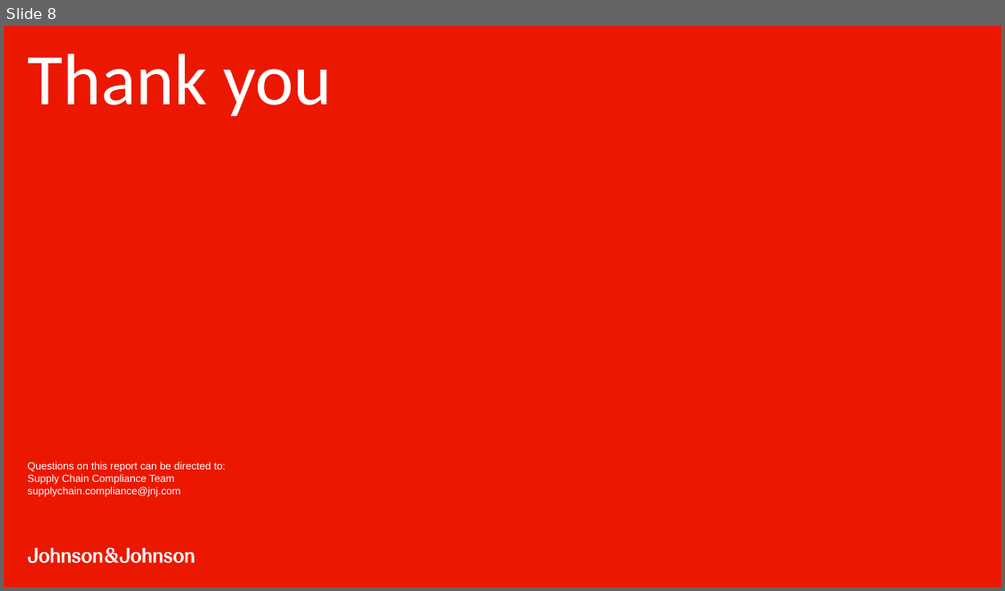
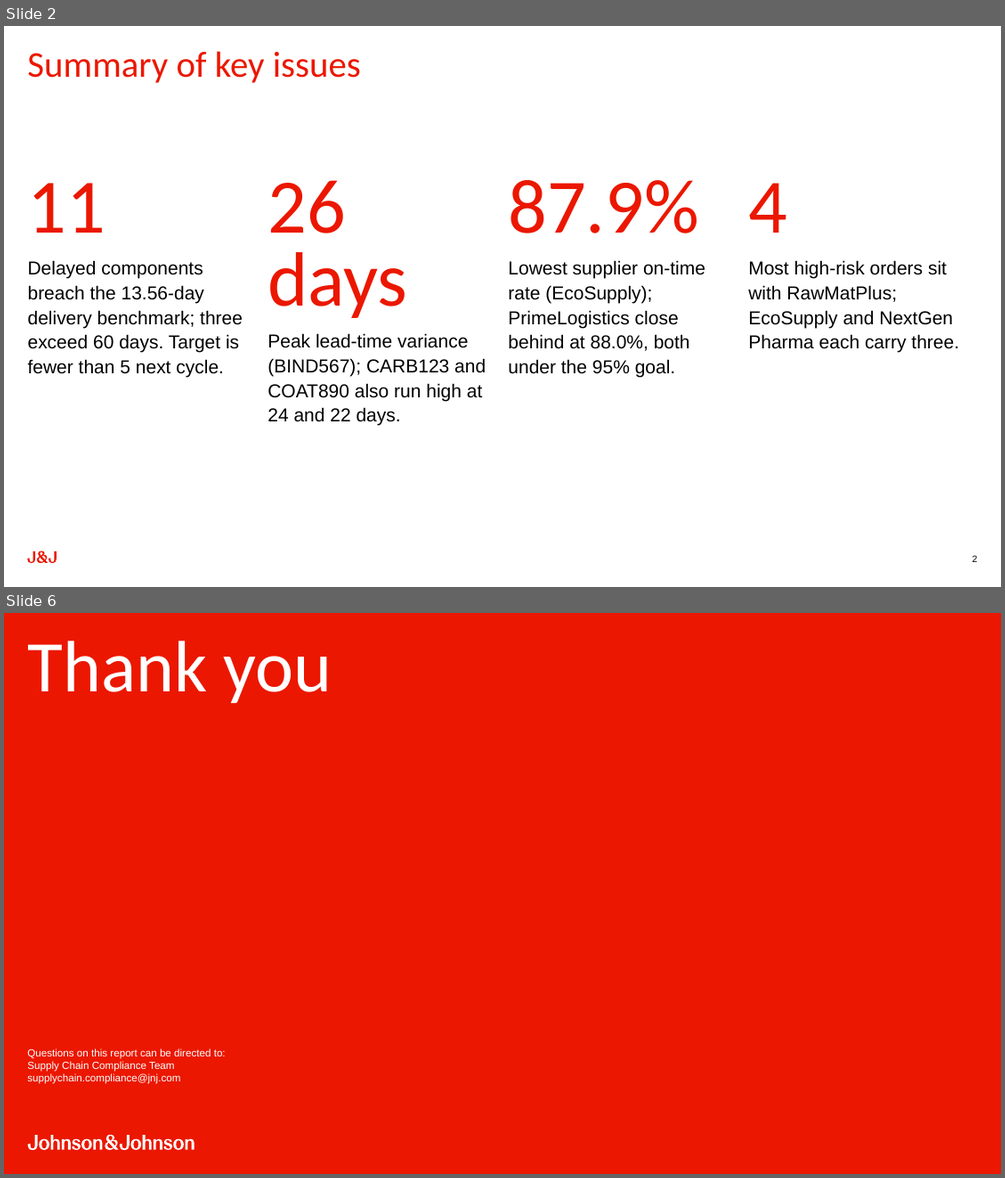
Before and after one commit to vatieh-jnj/AI-Powered-w-Copilot, a slide deck: CoPilot Project/Supply Chain Issue Compliance Report.pptx. Shown one above the other, each under a label of ours: slide 8 before the commit, slides 2 and 6 after it; the slides between them are not shown. The pictures are 1005x591 and 1005x1178 pixels, drawn with LibreOffice and Linux fonts; fonts in the diff are those of the drawing; background and template pictures are left out. Boxes give left, top, right and bottom in pixels: in the first picture for what was removed or moved away, otherwise in the second. Text is boxed around its words. In the diff, an @@ line names an element or a change of style, - is before the commit and + after.

```diff
--- a/CoPilot Project/Supply Chain Issue Compliance Report.pptx
+++ b/CoPilot Project/Supply Chain Issue Compliance Report.pptx
@@ slide 2 added at [4,26,1001,587], background #FFFFFF @@
@@ title added at [27,51,361,83], 35 pt, text #EB1700 @@
+Summary of key issues
@@ text added at [28,183,243,378], 18 pt, text #000000 @@
+11
+Delayed components breach the 13.56-day delivery benchmark; three exceed 60 days. Target is fewer than 5 next cycle.
@@ text added at [267,180,485,426], 18 pt, text #000000 @@
+26 days
+Peak lead-time variance (BIND567); CARB123 and COAT890 also run high at 24 and 22 days.
@@ text added at [508,180,705,378], 18 pt, text #000000 @@
+87.9%
+Lowest supplier on-time rate (EcoSupply); PrimeLogistics close behind at 88.0%, both under the 95% goal.
@@ text added at [748,183,959,353], 18 pt, text #000000 @@
+4
+Most high-risk orders sit with RawMatPlus; EcoSupply and NextGen Pharma each carry three.
@@ freeform shape added at [27,551,57,563], fill #EB1700 @@
@@ page number added at [972,555,978,562], 9 pt, text #000000 @@
+2
@@ what was slide 8 is now slide 6 @@
```
Also in this commit, not shown: 2 slides changed, 2 other slides added, 5 slides removed.
